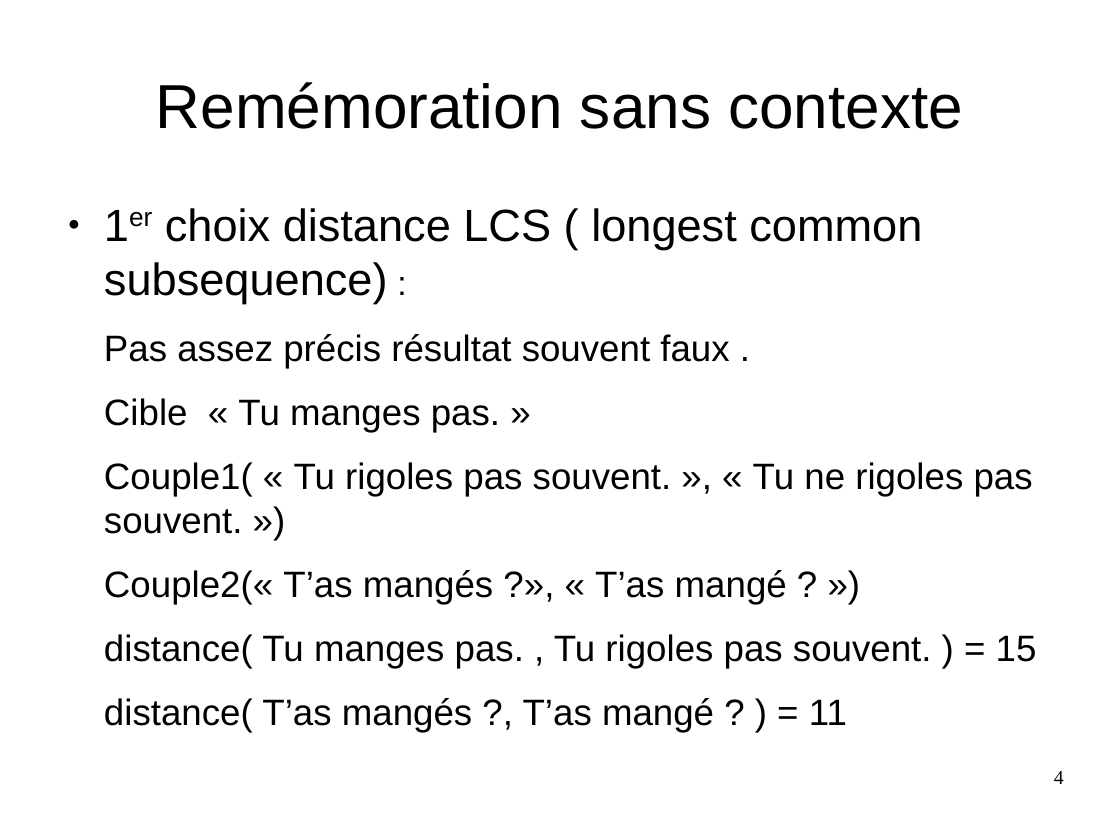
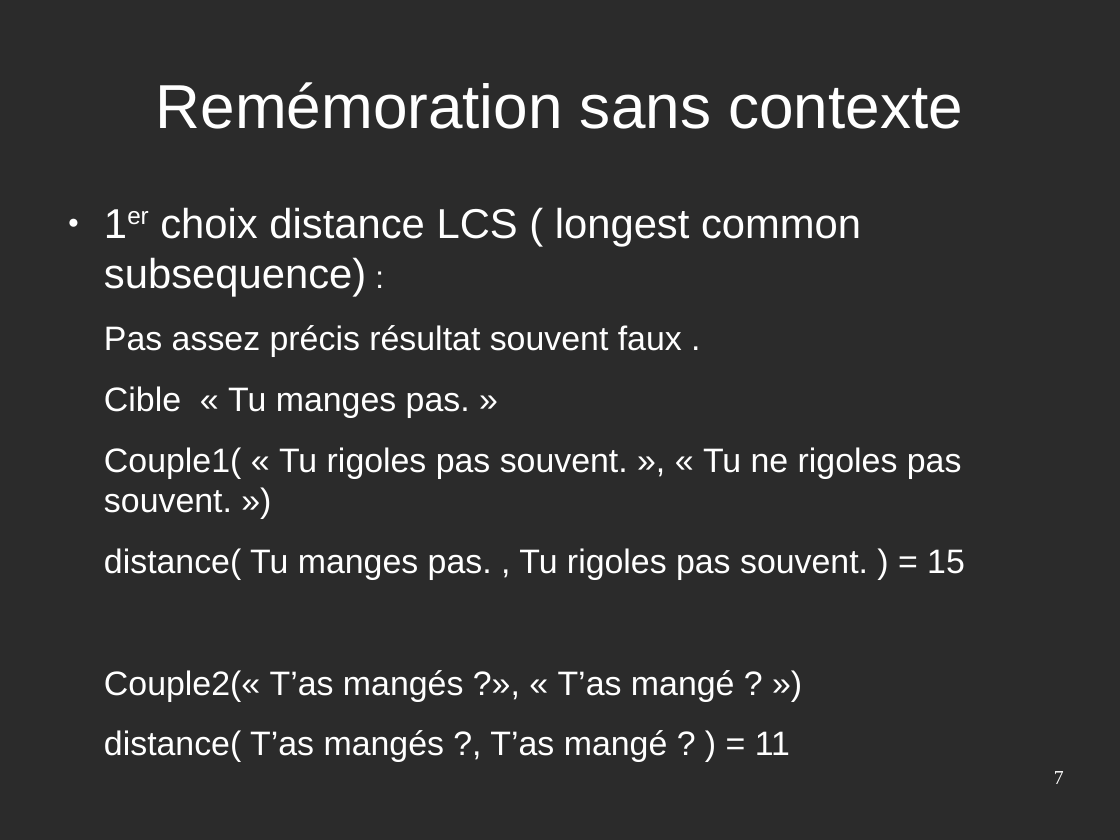
Before and after one commit to Sle3pingForest/StageL3, a slide deck: slide 7 of RapportAndre/pres.odp (slide 4 before the commit). Drawn at 1120x840 pixels with LibreOffice and Linux fonts; fonts in the diff are those of the drawing; background and template pictures are left out; a plain dark background stands for a picture behind light text. Boxes give left, top, right and bottom in pixels: in the first picture for what was removed or moved away, otherwise in the second. Text is boxed around its words. In the diff, an @@ line names an element or a change of style, - is before the commit and + after.

```diff
--- a/RapportAndre/pres.odp
+++ b/RapportAndre/pres.odp
@@ background #FFFFFF to picture (left out) @@
@@ title "Remémoration sans contexte" at bbox=[156, 82, 963, 129]: text colour #000000 to #FFFFFF @@
@@ text at bbox=[104, 207, 962, 762]: size 32 to 29.6 pt in "1er choix distance LCS ( longest common ..."; size 24 to 22.2 pt in ":"; text colour #000000 to #FFFFFF in "1er choix distance LCS ( longest common ...", "Pas assez précis résultat souvent faux .", "Cible « Tu manges pas. »", "Couple1( « Tu rigoles pas souvent. », ..." and 2 more places; size 26 to 24.1 pt in "Pas assez précis résultat souvent faux .", "Cible « Tu manges pas. »", "Couple1( « Tu rigoles pas souvent. », ...", "Couple2(« T’as mangés ?», « T’as mangé ..." and 1 more places; bullet colour #000000 to #FFFFFF @@
@@ text at bbox=[104, 548, 965, 580]: paragraph added @@
+distance( Tu manges pas. , Tu rigoles pas souvent. ) = 15
@@ text at bbox=[104, 634, 1037, 668]: paragraph removed @@
-distance( Tu manges pas. , Tu rigoles pas souvent. ) = 15
@@ page number at bbox=[1054, 771, 1064, 784]: text changed; text colour #000000 to #FFFFFF @@
-4
+7
```
Also in this commit, not shown: 7 other slides changed, 3 slides added, 2 slides removed, 2 other files.
